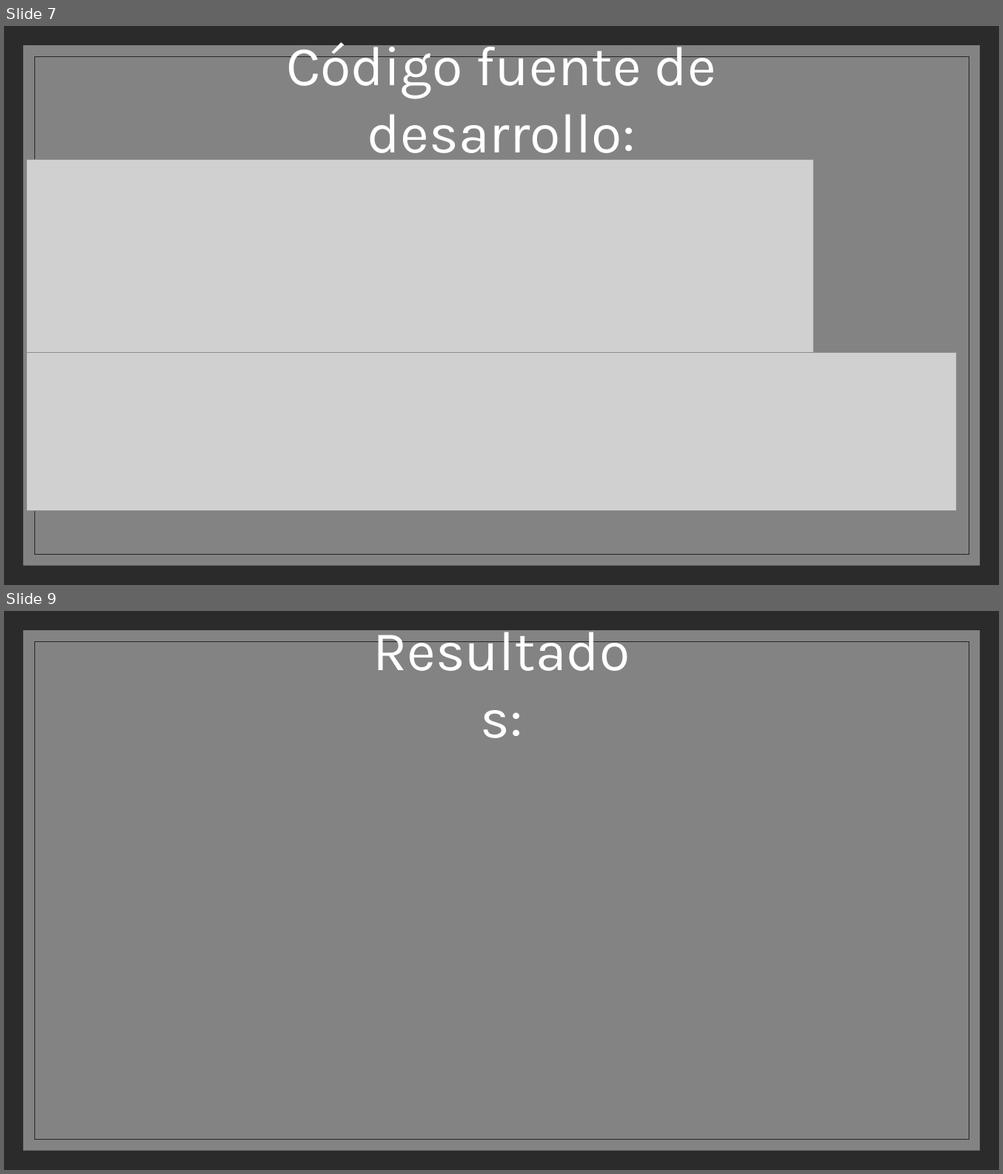
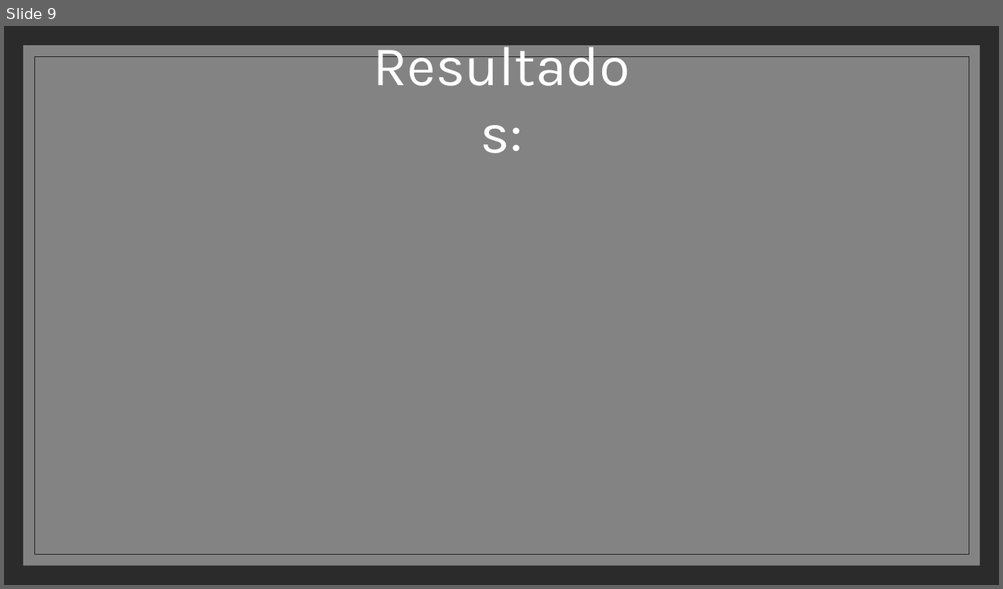
Before and after one commit to SIRVALICIO/TrabajoDeProgramacion, a slide deck: ptimera wpf/Proyecto de semestre.pptx. Shown one above the other, each under a label of ours: slides 7 and 9 before the commit, slide 9 after it; the slides between them are not shown. The pictures are 1003x1174 and 1003x589 pixels, drawn with LibreOffice and Linux fonts; fonts in the diff are those of the drawing; grey boxes stand for pictures; background and template pictures are left out; a plain dark background stands for a picture behind light text. Boxes give left, top, right and bottom in pixels: in the first picture for what was removed or moved away, otherwise in the second. Text is boxed around its words. In the diff, an @@ line names an element or a change of style, - is before the commit and + after.

```diff
--- a/ptimera wpf/Proyecto de semestre.pptx
+++ b/ptimera wpf/Proyecto de semestre.pptx
@@ slide 7 removed at [4,26,999,585], background picture (left out); not listed: 3 template elements that a slide beside it also shows @@
@@ text removed at [286,35,717,166] @@
-Código fuente de desarrollo:
@@ picture removed at [26,159,813,353] @@
@@ picture removed at [26,353,956,511] @@
```
Also in this commit, not shown: 6 slides changed, 3 slides added, 2 other slides removed.
